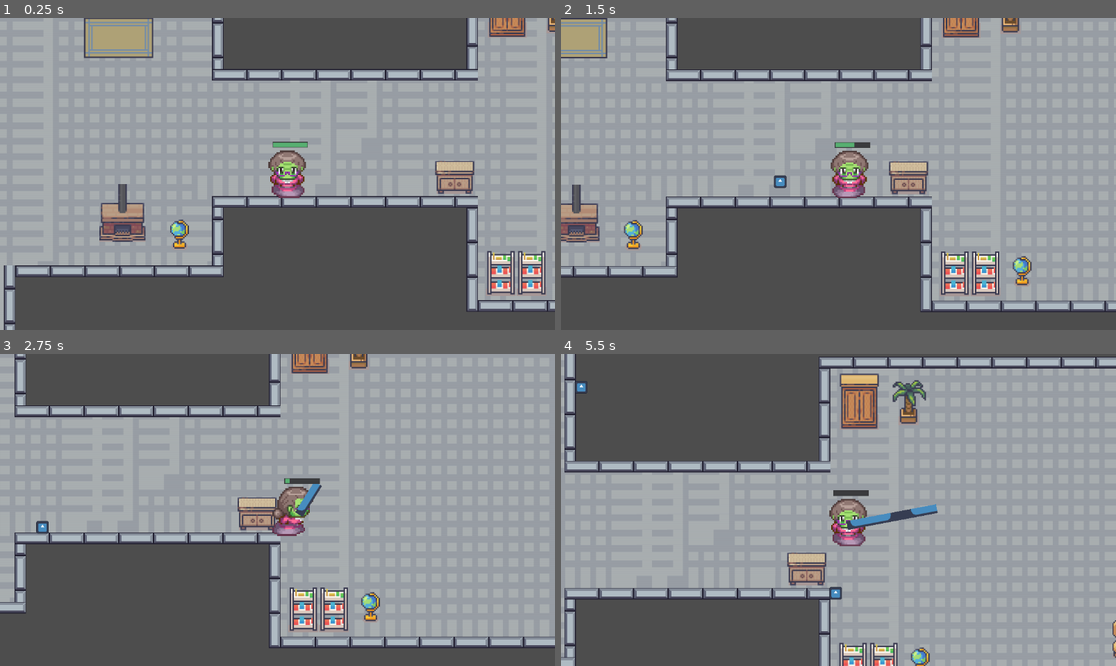
Above: before the commit, frames 1-4 (two rows, left to right).
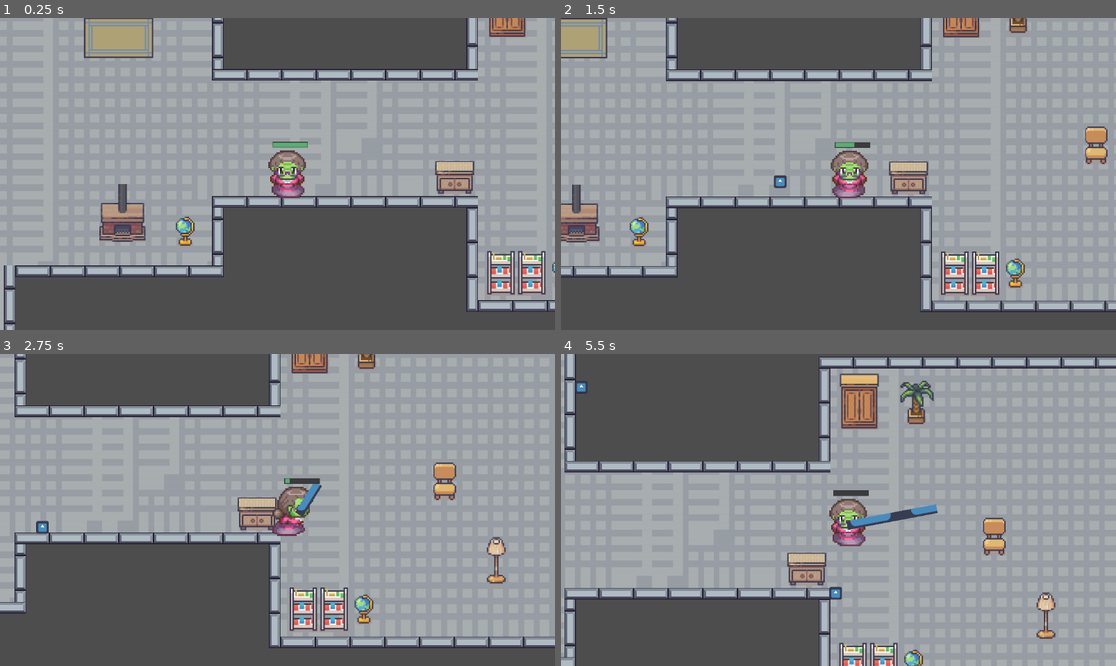
Above: after the commit, the same moments.

Repository: NickPerlich/Deathma
Game: Godot game, scene res://main.tscn
The game is run twice, just before and just after one commit, with the same random seed, the same clock (stepped at 60 frames per second) and the same inputs. The engine's default icon, where the game draws it, is replaced by a stand-in: a white triangle on a blue panel in a dark square.
Inputs (mouse positions are in pixels of both pictures, inside the frame that each line leads up to):
- Up to frame 1 (0.25 s): no input
- Up to frame 2 (1.5 s): move the mouse to (960, 158) at 0.52 s; press the mouse at (960, 158) at 0.53 s; hold D (input_right) 0.53-1.28 s; move the mouse to (727, 189) at 1.27 s; release the mouse at (727, 189) at 1.28 s; hold S (input_down) from 1.28 s (still down); right-click (727, 189) at 1.35 s
- Up to frame 3 (2.75 s): move the mouse to (333, 441) at 2.02 s; release S (input_down) at 2.03 s; press the mouse at (333, 441) at 2.03 s; hold D (input_right) from 2.03 s (still down)
- Up to frame 4 (5.5 s): move the mouse to (810, 572) at 2.77 s; release D (input_right) at 2.78 s; release the mouse at (810, 572) at 2.78 s; hold W (input_up) 2.78-3.53 s; right-click (810, 572) at 2.85 s; move the mouse to (1005, 556) at 3.52 s; press the mouse at (1005, 556) at 3.53 s; hold A (input_left) 3.53-5.03 s; move the mouse to (672, 463) at 4.27 s; release the mouse at (672, 463) at 4.28 s; right-click (672, 463) at 4.35 s; move the mouse to (866, 510) at 5.02 s; press the mouse at (866, 510) at 5.03 s; hold S (input_down) from 5.03 s (still down)

The runs differ from the first frame. In frame 1, 0.4% of the frame differs, in the area x 30-100%, y 0-87%; in frame 2, 1.3%; in frame 3, 1.3%; in frame 4, 1.7%, in the area x 59-100%, y 8-100%.

Commit message:
made collectibles disapear on tongue touch

Diff:
--- a/Lab 5 Moving Character/main.tscn
+++ b/Lab 5 Moving Character/main.tscn
@@ -8197,7 +8197,34 @@
 size = Vector2(57, 56)
 
 [sub_resource type="RectangleShape2D" id="RectangleShape2D_x7qg3"]
-size = Vector2(121, 124)
+size = Vector2(102, 81.375)
+
+[sub_resource type="RectangleShape2D" id="RectangleShape2D_68u08"]
+size = Vector2(143, 42)
+
+[sub_resource type="RectangleShape2D" id="RectangleShape2D_0pr6e"]
+size = Vector2(55.25, 93)
+
+[sub_resource type="RectangleShape2D" id="RectangleShape2D_3p0tv"]
+size = Vector2(38, 57)
+
+[sub_resource type="RectangleShape2D" id="RectangleShape2D_mlww1"]
+size = Vector2(141, 43)
+
+[sub_resource type="RectangleShape2D" id="RectangleShape2D_wdigj"]
+size = Vector2(144, 43)
+
+[sub_resource type="RectangleShape2D" id="RectangleShape2D_2xhmw"]
+size = Vector2(56, 77.6875)
+
+[sub_resource type="RectangleShape2D" id="RectangleShape2D_wd2fn"]
+size = Vector2(65, 87.3438)
+
+[sub_resource type="RectangleShape2D" id="RectangleShape2D_hm2ia"]
+size = Vector2(58.5, 81.8438)
+
+[sub_resource type="RectangleShape2D" id="RectangleShape2D_4giou"]
+size = Vector2(45, 95)
 
 [node name="Node" type="Node"]
 
@@ -8259,98 +8286,211 @@
 position = Vector2(-675, -99)
 shape = SubResource("RectangleShape2D_rsl46")
 
-[node name="table" type="StaticBody2D" parent="." groups=["collectible"]]
+[node name="collectibles" type="Node2D" parent="."]
+
+[node name="table" type="StaticBody2D" parent="collectibles" groups=["collectible"]]
 position = Vector2(-0.5, -1)
 
-[node name="Sprite2D" type="Sprite2D" parent="table"]
+[node name="Sprite2D" type="Sprite2D" parent="collectibles/table"]
 position = Vector2(0.5, 1)
 texture = ExtResource("9_1kacx")
 
-[node name="CollisionShape2D" type="CollisionShape2D" parent="table" groups=["collectible"]]
+[node name="CollisionShape2D" type="CollisionShape2D" parent="collectibles/table" groups=["collectible"]]
 shape = SubResource("RectangleShape2D_x7qg3")
 
-[node name="chair" type="Sprite2D" parent="."]
-position = Vector2(1703, 65)
+[node name="pots4" type="StaticBody2D" parent="collectibles" groups=["collectible"]]
+position = Vector2(-293, -308)
+
+[node name="CollisionShape2D" type="CollisionShape2D" parent="collectibles/pots4" groups=["collectible"]]
+position = Vector2(3.5, -6)
+shape = SubResource("RectangleShape2D_68u08")
+
+[node name="pots" type="Sprite2D" parent="collectibles/pots4"]
+position = Vector2(3, 3)
+texture = ExtResource("3_hxtcl")
+region_enabled = true
+region_rect = Rect2(6.59137, 3193.67, 137.216, 80.2329)
+
+[node name="chair2" type="StaticBody2D" parent="collectibles" groups=["collectible"]]
+position = Vector2(-420, -448)
+
+[node name="chair" type="Sprite2D" parent="collectibles/chair2"]
+position = Vector2(-1, 5)
 texture = ExtResource("3_hxtcl")
 region_enabled = true
 region_rect = Rect2(193.214, 1020.96, 49.2992, 97.3179)
 
-[node name="chair" type="Sprite2D" parent="chair"]
-position = Vector2(-178, 506)
+[node name="CollisionShape2D" type="CollisionShape2D" parent="collectibles/chair2" groups=["collectible"]]
+position = Vector2(-1, 1)
+shape = SubResource("RectangleShape2D_0pr6e")
+
+[node name="pots5" type="StaticBody2D" parent="collectibles" groups=["collectible"]]
+position = Vector2(1097, 617)
+
+[node name="CollisionShape2D" type="CollisionShape2D" parent="collectibles/pots5" groups=["collectible"]]
+position = Vector2(-10, 1.5)
+shape = SubResource("RectangleShape2D_3p0tv")
+
+[node name="globe" type="Sprite2D" parent="collectibles/pots5"]
+position = Vector2(-2, 0)
+texture = ExtResource("3_hxtcl")
+region_enabled = true
+region_rect = Rect2(577.497, 3165.64, 57.6426, 73.2219)
+
+[node name="pots6" type="StaticBody2D" parent="collectibles" groups=["collectible"]]
+position = Vector2(316, 531)
+
+[node name="CollisionShape2D" type="CollisionShape2D" parent="collectibles/pots6" groups=["collectible"]]
+position = Vector2(-10, 1.5)
+shape = SubResource("RectangleShape2D_3p0tv")
+
+[node name="globe" type="Sprite2D" parent="collectibles/pots6"]
+position = Vector2(-2, 0)
+texture = ExtResource("3_hxtcl")
+region_enabled = true
+region_rect = Rect2(577.497, 3165.64, 57.6426, 73.2219)
+
+[node name="pots3" type="StaticBody2D" parent="collectibles" groups=["collectible"]]
+position = Vector2(1635, 377)
+
+[node name="CollisionShape2D" type="CollisionShape2D" parent="collectibles/pots3" groups=["collectible"]]
+position = Vector2(-3.5, -5.5)
+shape = SubResource("RectangleShape2D_mlww1")
+
+[node name="pots" type="Sprite2D" parent="collectibles/pots3"]
+position = Vector2(3, 3)
+texture = ExtResource("3_hxtcl")
+region_enabled = true
+region_rect = Rect2(6.59137, 3193.67, 137.216, 80.2329)
+
+[node name="pots2" type="StaticBody2D" parent="collectibles" groups=["collectible"]]
+position = Vector2(-509, 93)
+
+[node name="CollisionShape2D" type="CollisionShape2D" parent="collectibles/pots2" groups=["collectible"]]
+position = Vector2(3, -3.5)
+shape = SubResource("RectangleShape2D_wdigj")
+
+[node name="pots" type="Sprite2D" parent="collectibles/pots2"]
+position = Vector2(3, 3)
+texture = ExtResource("3_hxtcl")
+region_enabled = true
+region_rect = Rect2(6.59137, 3193.67, 137.216, 80.2329)
+
+[node name="plant4" type="StaticBody2D" parent="collectibles" groups=["collectible"]]
+position = Vector2(185, -314)
+
+[node name="plant2" type="Sprite2D" parent="collectibles/plant4"]
+position = Vector2(-1, 3)
+texture = ExtResource("3_hxtcl")
+region_enabled = true
+region_rect = Rect2(636.552, 2106.31, 75.1421, 111.75)
+
+[node name="CollisionShape2D" type="CollisionShape2D" parent="collectibles/plant4" groups=["collectible"]]
+position = Vector2(-2, -4.84375)
+shape = SubResource("RectangleShape2D_2xhmw")
+
+[node name="plant" type="StaticBody2D" parent="collectibles" groups=["collectible"]]
+position = Vector2(34, -635)
+
+[node name="plant2" type="Sprite2D" parent="collectibles/plant"]
+position = Vector2(-1, 3)
+texture = ExtResource("3_hxtcl")
+region_enabled = true
+region_rect = Rect2(636.552, 2106.31, 75.1421, 111.75)
+
+[node name="CollisionShape2D" type="CollisionShape2D" parent="collectibles/plant" groups=["collectible"]]
+position = Vector2(-4.5, -0.671875)
+shape = SubResource("RectangleShape2D_wd2fn")
+
+[node name="plant3" type="StaticBody2D" parent="collectibles" groups=["collectible"]]
+position = Vector2(1094, 78)
+
+[node name="plant2" type="Sprite2D" parent="collectibles/plant3"]
+position = Vector2(1, -1)
+texture = ExtResource("3_hxtcl")
+region_enabled = true
+region_rect = Rect2(636.552, 2106.31, 75.1421, 111.75)
+
+[node name="CollisionShape2D" type="CollisionShape2D" parent="collectibles/plant3" groups=["collectible"]]
+position = Vector2(1.75, 4.07812)
+shape = SubResource("RectangleShape2D_hm2ia")
+
+[node name="chair5" type="StaticBody2D" parent="collectibles" groups=["collectible"]]
+position = Vector2(1257.46, 353.015)
+
+[node name="chair" type="Sprite2D" parent="collectibles/chair5"]
+position = Vector2(-1, 5)
 texture = ExtResource("3_hxtcl")
 region_enabled = true
 region_rect = Rect2(193.214, 1020.96, 49.2992, 97.3179)
 
-[node name="chair" type="Sprite2D" parent="chair/chair"]
-position = Vector2(-1957, -1121)
-texture = ExtResource("3_hxtcl")
-region_enabled = true
-region_rect = Rect2(193.214, 1020.96, 49.2992, 97.3179)
+[node name="CollisionShape2D" type="CollisionShape2D" parent="collectibles/chair5" groups=["collectible"]]
+position = Vector2(-1, 1)
+shape = SubResource("RectangleShape2D_0pr6e")
 
-[node name="lamp" type="Sprite2D" parent="."]
-position = Vector2(1724, 601)
+[node name="lamp2" type="StaticBody2D" parent="collectibles" groups=["collectible"]]
+position = Vector2(1608, 173)
+
+[node name="lamp" type="Sprite2D" parent="collectibles/lamp2"]
+position = Vector2(-3, 2)
 texture = ExtResource("3_hxtcl")
 region_enabled = true
 region_rect = Rect2(573.743, 2706.92, 49.303, 111.821)
 
-[node name="lamp" type="Sprite2D" parent="lamp"]
-position = Vector2(-1846, 58)
+[node name="CollisionShape2D" type="CollisionShape2D" parent="collectibles/lamp2" groups=["collectible"]]
+position = Vector2(-3.5, -1.5)
+shape = SubResource("RectangleShape2D_4giou")
+
+[node name="lamp3" type="StaticBody2D" parent="collectibles" groups=["collectible"]]
+position = Vector2(1364.88, 515.436)
+
+[node name="lamp" type="Sprite2D" parent="collectibles/lamp3"]
+position = Vector2(-3, 2)
 texture = ExtResource("3_hxtcl")
 region_enabled = true
 region_rect = Rect2(573.743, 2706.92, 49.303, 111.821)
 
-[node name="lamp" type="Sprite2D" parent="lamp/lamp"]
-position = Vector2(373, -1353)
+[node name="CollisionShape2D" type="CollisionShape2D" parent="collectibles/lamp3" groups=["collectible"]]
+position = Vector2(-3.5, -1.5)
+shape = SubResource("RectangleShape2D_4giou")
+
+[node name="lamp6" type="StaticBody2D" parent="collectibles" groups=["collectible"]]
+position = Vector2(-145.219, 573.085)
+
+[node name="lamp" type="Sprite2D" parent="collectibles/lamp6"]
+position = Vector2(-3, 2)
 texture = ExtResource("3_hxtcl")
 region_enabled = true
 region_rect = Rect2(573.743, 2706.92, 49.303, 111.821)
 
-[node name="lamp" type="Sprite2D" parent="lamp/lamp/lamp"]
-position = Vector2(68, 692)
+[node name="CollisionShape2D" type="CollisionShape2D" parent="collectibles/lamp6" groups=["collectible"]]
+position = Vector2(-3.5, -1.5)
+shape = SubResource("RectangleShape2D_4giou")
+
+[node name="lamp5" type="StaticBody2D" parent="collectibles" groups=["collectible"]]
+position = Vector2(222.678, -691.876)
+
+[node name="lamp" type="Sprite2D" parent="collectibles/lamp5"]
+position = Vector2(-3, 2)
 texture = ExtResource("3_hxtcl")
 region_enabled = true
 region_rect = Rect2(573.743, 2706.92, 49.303, 111.821)
 
-[node name="globe" type="Sprite2D" parent="."]
-position = Vector2(1109, 612)
+[node name="CollisionShape2D" type="CollisionShape2D" parent="collectibles/lamp5" groups=["collectible"]]
+position = Vector2(-3.5, -1.5)
+shape = SubResource("RectangleShape2D_4giou")
+
+[node name="lamp4" type="StaticBody2D" parent="collectibles" groups=["collectible"]]
+position = Vector2(1615.43, 618.74)
+
+[node name="lamp" type="Sprite2D" parent="collectibles/lamp4"]
+position = Vector2(-3, 2)
 texture = ExtResource("3_hxtcl")
 region_enabled = true
-region_rect = Rect2(577.497, 3165.64, 57.6426, 73.2219)
+region_rect = Rect2(573.743, 2706.92, 49.303, 111.821)
 
-[node name="globe" type="Sprite2D" parent="globe"]
-position = Vector2(-807, -75)
-texture = ExtResource("3_hxtcl")
-region_enabled = true
-region_rect = Rect2(577.497, 3165.64, 57.6426, 73.2219)
-
-[node name="pots" type="Sprite2D" parent="."]
-position = Vector2(1639, 390)
-texture = ExtResource("3_hxtcl")
-region_enabled = true
-region_rect = Rect2(6.59137, 3193.67, 137.216, 80.2329)
-
-[node name="pots" type="Sprite2D" parent="pots"]
-position = Vector2(-1935, -687)
-texture = ExtResource("3_hxtcl")
-region_enabled = true
-region_rect = Rect2(6.59137, 3193.67, 137.216, 80.2329)
-
-[node name="pots" type="Sprite2D" parent="pots/pots"]
-position = Vector2(-242, 383)
-texture = ExtResource("3_hxtcl")
-region_enabled = true
-region_rect = Rect2(6.59137, 3193.67, 137.216, 80.2329)
-
-[node name="plant" type="Sprite2D" parent="."]
-position = Vector2(287, -332)
-texture = ExtResource("3_hxtcl")
-region_enabled = true
-region_rect = Rect2(636.552, 2106.31, 75.1421, 111.75)
-
-[node name="plant" type="Sprite2D" parent="plant"]
-position = Vector2(792, 408)
-texture = ExtResource("3_hxtcl")
-region_enabled = true
-region_rect = Rect2(636.552, 2106.31, 75.1421, 111.75)
+[node name="CollisionShape2D" type="CollisionShape2D" parent="collectibles/lamp4" groups=["collectible"]]
+position = Vector2(-3.5, -1.5)
+shape = SubResource("RectangleShape2D_4giou")
 
 [connection signal="hooked" from="CharacterBody2D/pivot/Tongue" to="CharacterBody2D" method="_on_tongue_hooked"]
Not shown: 1 places in Lab 5 Moving Character/main.tscn that only renumber resources
